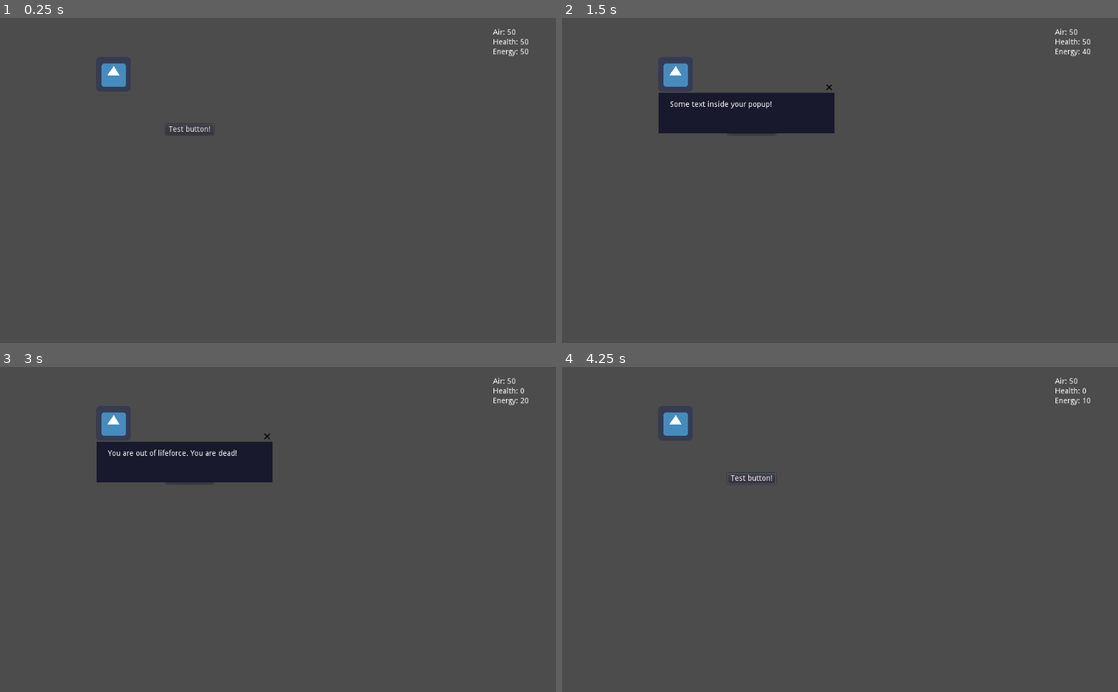
Above: before the commit, frames 1-4 (two rows, left to right).
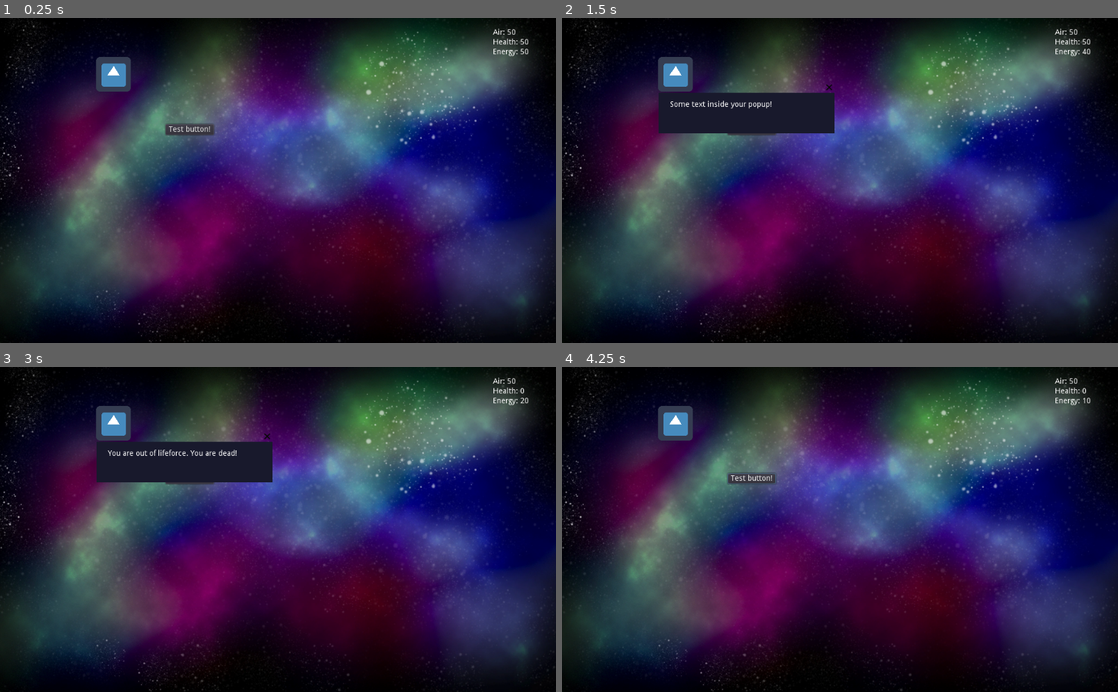
Above: after the commit, the same moments.

Repository: Ghotfall/LD50_YourLastSpace
Game: Godot game, scene res://Main.tscn
The game is run twice, just before and just after one commit, with the same random seed, the same clock (stepped at 60 frames per second) and the same inputs. The engine's default icon, where the game draws it, is replaced by a stand-in: a white triangle on a blue panel in a dark square.
Inputs (mouse positions are in pixels of both pictures, inside the frame that each line leads up to):
- Up to frame 1 (0.25 s): no input
- Up to frame 2 (1.5 s): click "Test button!" at 0.5 s; click "Test button!" at 1.25 s
- Up to frame 3 (3 s): click "Test button!" at 2 s; tap Enter at 2.75 s; move the mouse to (111, 422) at 2.77 s; click (111, 422) at 2.92 s
- Up to frame 4 (4.25 s): tap Space at 3.5 s; move the mouse to (728, 545) at 3.52 s; click (728, 545) at 3.67 s

The runs differ from the first frame. In frame 1, 93% of the frame differs, in the area x 0-100%, y 0-100%; in frame 2, 90%; in frame 3, 90%; in frame 4, 93%.

Commit message:
Add background

Diff:
--- a/Main.tscn
+++ b/Main.tscn
@@ -1,8 +1,9 @@
-[gd_scene load_steps=6 format=2]
+[gd_scene load_steps=7 format=2]
 
 [ext_resource path="res://Main.gd" type="Script" id=1]
 [ext_resource path="res://icon.png" type="Texture" id=2]
 [ext_resource path="res://Airlock.gd" type="Script" id=3]
+[ext_resource path="res://img/bg.webp" type="Texture" id=4]
 
 [sub_resource type="StyleBoxFlat" id=2]
 bg_color = Color( 0.0980392, 0.101961, 0.176471, 1 )
@@ -12,6 +13,11 @@
 
 [node name="Main" type="Node2D"]
 script = ExtResource( 1 )
+
+[node name="Bg" type="Sprite" parent="."]
+position = Vector2( 512, 300 )
+scale = Vector2( 0.5, 0.5 )
+texture = ExtResource( 4 )
 
 [node name="Control" type="Control" parent="."]
 margin_left = 305.0
@@ -55,7 +61,6 @@
 autostart = true
 
 [node name="UI" type="Control" parent="."]
-show_behind_parent = true
 anchor_left = 1.0
 anchor_right = 1.0
 margin_left = 870.0
